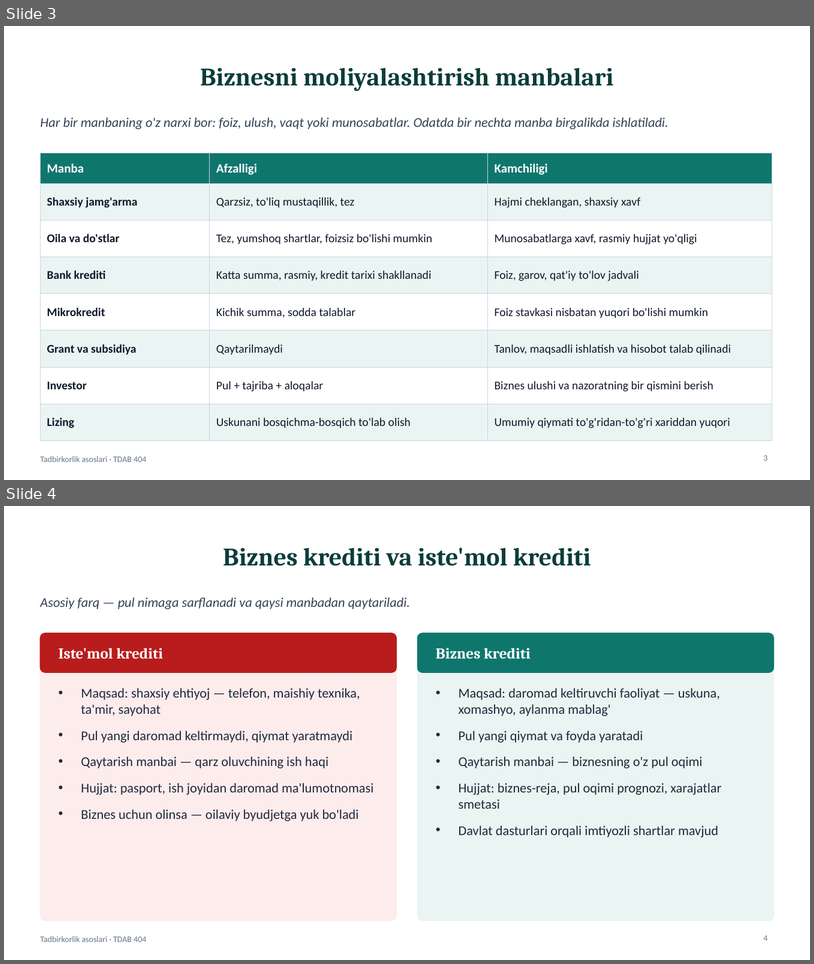
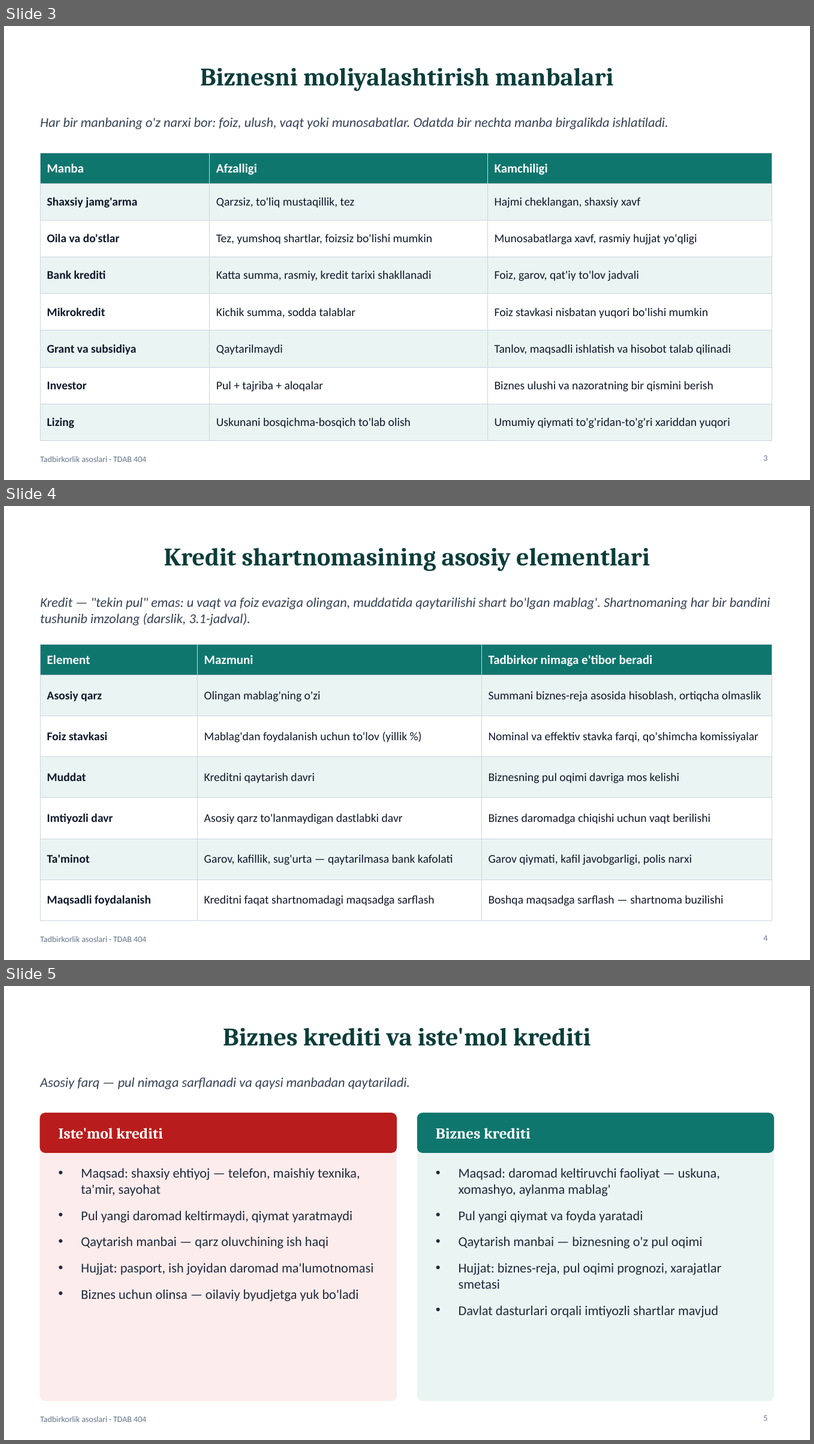
Before and after one commit to Ulugbek3989/tad, a slide deck: public/resources/taqdimotlar/M03-taqdimot.pptx. Shown one above the other, each under a label of ours: slides 3 and 4 before the commit, slides 3, 4 and 5 after it. The pictures are 814x964 and 814x1444 pixels, drawn with LibreOffice and Linux fonts; fonts in the diff are those of the drawing. Boxes give left, top, right and bottom in pixels: in the first picture for what was removed or moved away, otherwise in the second. Text is boxed around its words. In the diff, an @@ line names an element or a change of style, - is before the commit and + after.

```diff
--- a/public/resources/taqdimotlar/M03-taqdimot.pptx
+++ b/public/resources/taqdimotlar/M03-taqdimot.pptx
@@ slide 4 added at <box>4,506,810,960</box>, background #FFFFFF; not listed: 1 template element that a slide beside it also shows @@
@@ title added at <box>164,547,650,571</box>, 30 pt, text #0B3D3A, bold @@
+Kredit shartnomasining asosiy elementlari
@@ text added at <box>40,597,771,625</box>, 16 pt, text #334155, italic @@
+Kredit — "tekin pul" emas: u vaqt va foiz evaziga olingan, muddatida qaytarilishi shart bo'lgan mablag'. Shartnomaning har bir bandini tushunib imzolang (darslik, 3.1-jadval).
@@ table added at <box>40,645,772,908</box>, 7 rows, 3 columns @@
+Element | Mazmuni | Tadbirkor nimaga e'tibor beradi
+Asosiy qarz | Olingan mablag'ning o'zi | Summani biznes-reja asosida hisoblash, ortiqcha olmaslik
+Foiz stavkasi | Mablag'dan foydalanish uchun to'lov (yillik %) | Nominal va effektiv stavka farqi, qo'shimcha komissiyalar
+Muddat | Kreditni qaytarish davri | Biznesning pul oqimi davriga mos kelishi
+Imtiyozli davr | Asosiy qarz to'lanmaydigan dastlabki davr | Biznes daromadga chiqishi uchun vaqt berilishi
+Ta'minot | Garov, kafillik, sug'urta — qaytarilmasa bank kafolati | Garov qiymati, kafil javobgarligi, polis narxi
+Maqsadli foydalanish | Kreditni faqat shartnomadagi maqsadga sarflash | Boshqa maqsadga sarflash — shartnoma buzilishi
@@ page number added at <box>764,935,768,940</box>, 10 pt, text #64748B @@
+4
@@ what was slide 4 is now slide 5 @@
@@ page number at <box>764,1415,768,1420</box>: text changed @@
-4
+5
```
Also in this commit, not shown: 2 slides changed, 11 other slides added, 41 other files.
